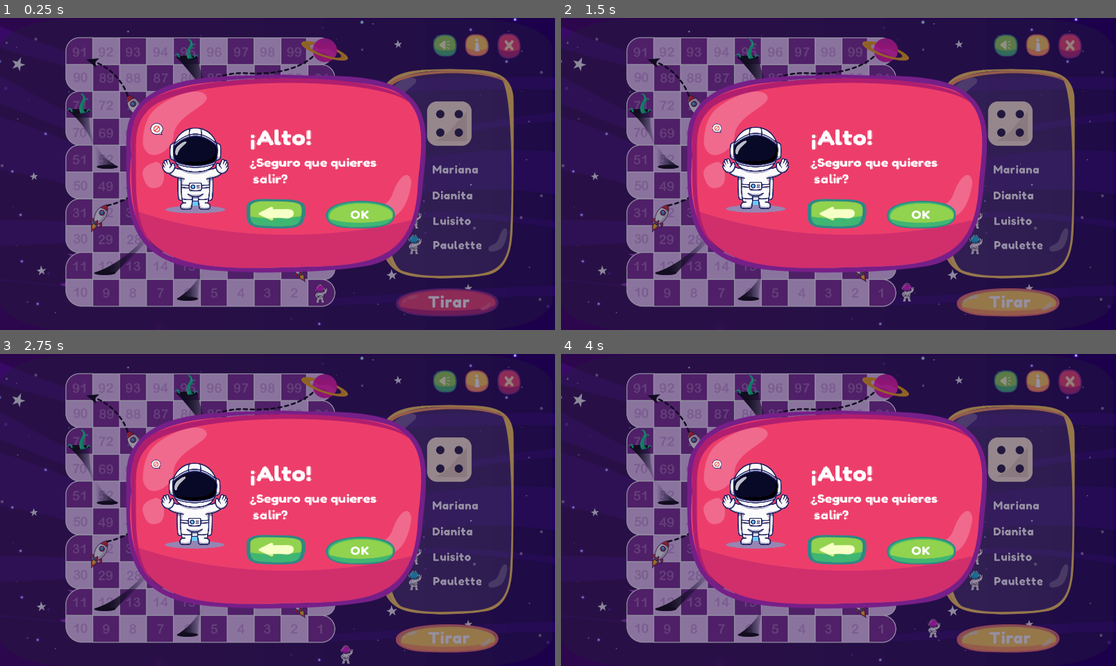
Above: before the commit, frames 1-4 (two rows, left to right).
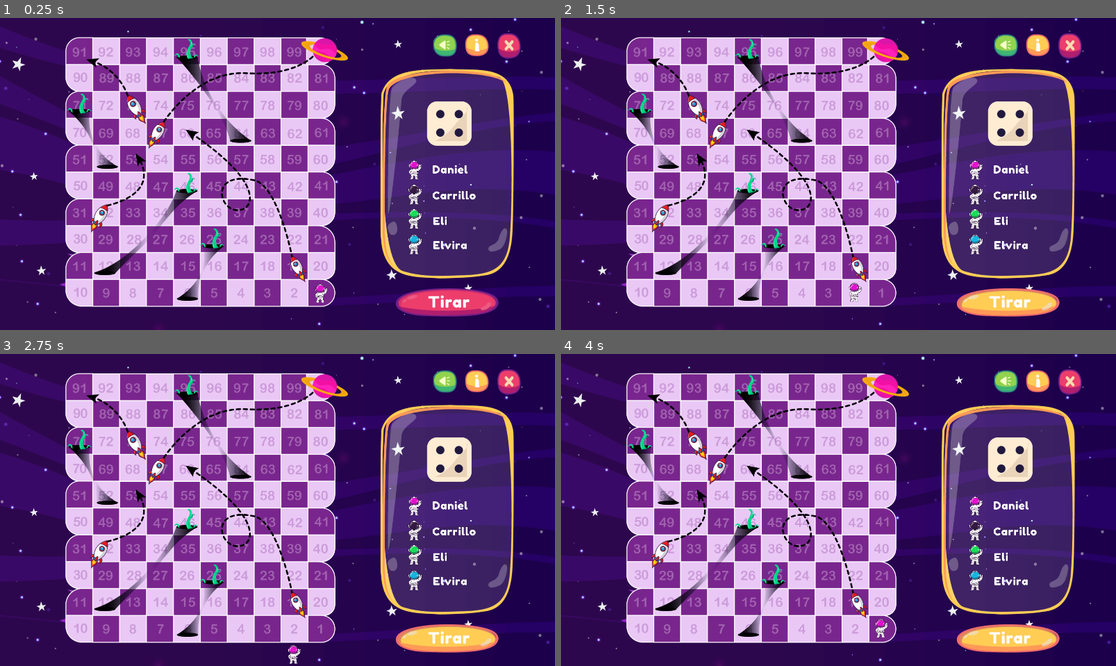
Above: after the commit, the same moments.

Repository: carrilloycardenas/Carrera-espacial
Game: Godot game, scene res://tablero/tablero.tscn
Two runs of this game, one before a commit and one after it. Both use one fixed random seed, a clock stepped at 60 frames per second and the inputs below. The project has no main scene, so this scene is started directly.
Inputs (mouse positions are in pixels of both pictures, inside the frame that each line leads up to):
- Up to frame 1 (0.25 s): no input
- Up to frame 2 (1.5 s): click (1010, 301) at 0.5 s; hold Right (ui_right) from 1.28 s (still down)
- Up to frame 3 (2.75 s): release Right (ui_right) at 2.03 s; hold Down (ui_down) from 2.03 s (still down)
- Up to frame 4 (4 s): release Down (ui_down) at 2.78 s; hold Right (ui_right) 2.78-3.53 s; hold Up (ui_up) from 3.53 s (still down)

The runs differ from the first frame. In frame 1, 58% of the frame differs, in the area x 0-99%, y 0-99%; in frame 2, 58%; in frame 3, 58%, in the area x 0-99%, y 0-100%; in frame 4, 58%.
Error before the commit: Parse Error: Parse error: Unexpected '@' (res://scripts/tablero.gd:7)

Commit message:
i

Diff:
--- a/scripts/tablero.gd
+++ b/scripts/tablero.gd
@@ -4,7 +4,7 @@
 # var a = 2
 # var b = "text"
 var players = ["Daniel", "Carrillo", "Eli", "Elvira"]
-@onready var astro1 = get_node("astro1")
+onready var astro1 = get_node("astro1")
 
 # Called when the node enters the scene tree for the first time.
 func _ready():
@@ -12,7 +12,8 @@
 		get_node("Fondo-espacio-dado/lbl-player"+str(n+1)).text = str(players[n])
 
 func _on_btntirar_pressed():
-	var res = randi_range(1,6)
+	var rng = RandomNumberGenerator.new()
+	var res = rng.randi_range(1,6)
 	print(res)
 	astro1.avanzar(res)
 
--- a/tablero/tablero.tscn
+++ b/tablero/tablero.tscn
@@ -163,6 +163,7 @@
 scale = Vector2( 0.9, 0.9 )
 
 [node name="Hover-seleccionjugadores" type="Sprite" parent="."]
+visible = false
 position = Vector2( 509.317, 289.183 )
 scale = Vector2( 3.04726, 1.30668 )
 texture = ExtResource( 22 )
@@ -215,6 +216,7 @@
 texture_hover = ExtResource( 24 )
 expand = true
 
+[connection signal="pressed" from="btn-tirar" to="." method="_on_btntirar_pressed"]
 [connection signal="pressed" from="btn-popupSalir" to="." method="_on_btnsalir_pressed"]
 [connection signal="pressed" from="Hover-seleccionjugadores/btn-regresar" to="." method="_on_btnregresar_pressed"]
 [connection signal="pressed" from="Hover-seleccionjugadores/btn-salir" to="." method="_on_TextureButton_pressed"]
